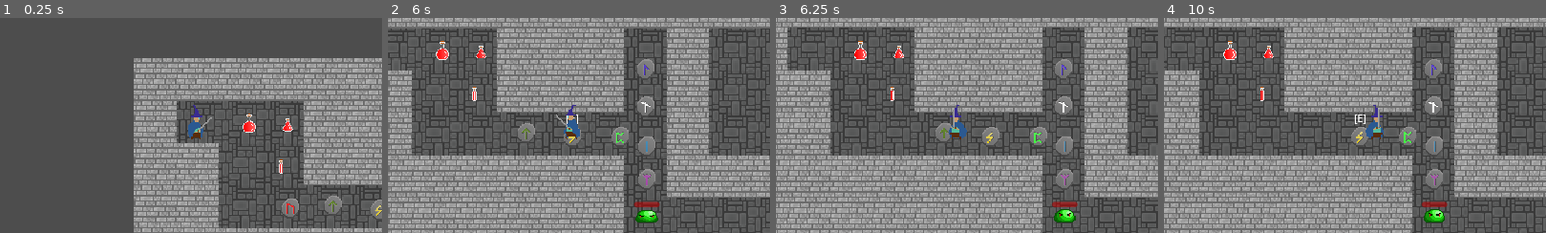
Above: before the commit, frames 1-4 (left to right).
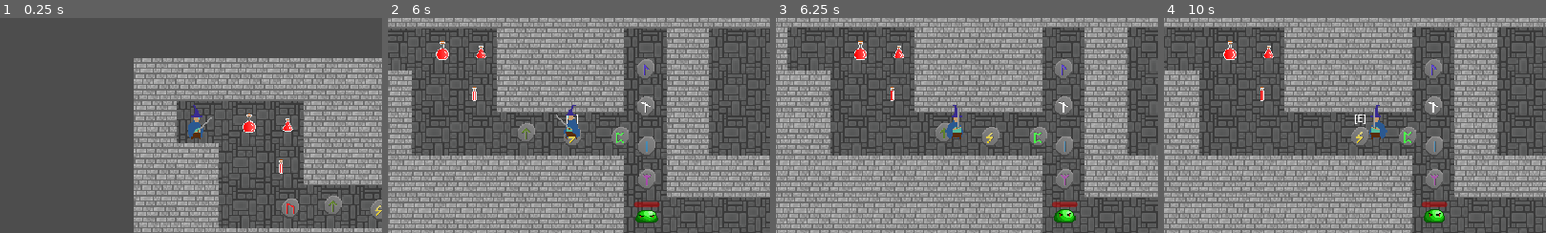
Above: after the commit, the same moments.

Repository: JCudak/ConquerDarkness
Game: Godot game, scene res://assets/scenes/main.tscn
The game is run twice, just before and just after one commit, with the same random seed, the same clock (stepped at 60 frames per second) and the same inputs.
Inputs (mouse positions are % of the whole screen's width and height, from its top left):
- Up to frame 1 (0.25 s): no input
- Up to frame 2 (6 s): click "1" at 0.5 s; click "2" at 1.25 s; click "3" at 2 s; tap Enter at 2.75 s; move the mouse to (72, 45) at 2.77 s; hold D (right) 2.78-3.53 s; click (72, 45) at 2.85 s; move the mouse to (30, 55) at 3.52 s; hold S (down) 3.53-4.28 s; click (30, 55) at 3.6 s; move the mouse to (60, 28) at 4.27 s; hold D (right) 4.28-5.03 s; hold E (pickup_item) 4.28-5.03 s; click (60, 28) at 4.55 s; move the mouse to (45, 70) at 5.02 s; hold W (up) 5.03-5.78 s; tap 1 (quickslot_1) at 5.1 s; click (45, 70) at 5.3 s; move the mouse to (80, 65) at 5.77 s; hold A (left) from 5.78 s (still down); hold 2 (quickslot_2) from 5.78 s (still down)
- Up to frame 3 (6.25 s): keep holding A (left); keep holding 2 (quickslot_2); click (80, 65) at 6.05 s
- Up to frame 4 (10 s): move the mouse to (20, 35) at 6.52 s; release 2 (quickslot_2) at 6.53 s; tap 3 (quickslot_3) at 6.6 s; click (20, 35) at 6.8 s; move the mouse to (55, 50) at 7.27 s; release A (left) at 7.28 s; hold S (down) 7.28-8.03 s; hold Right mouse button (right_click) 7.28-8.03 s; click (55, 50) at 7.55 s; move the mouse to (35, 25) at 8.02 s; hold D (right) 8.03-8.78 s; click (35, 25) at 8.1 s; move the mouse to (72, 45) at 8.77 s; hold W (up) 8.78-9.53 s; click (72, 45) at 8.85 s; move the mouse to (30, 55) at 9.52 s; hold D (right) from 9.53 s (still down); tap E (pickup_item) at 9.6 s; click (30, 55) at 9.8 s
The pictures show only the part of the screen within x 26-76%, y 25-75%; the shares and areas given below are measured in that part.

Frames 1-2 are identical in both runs. In frame 3, 0.3% of the frame differs, in the area x 44-50%, y 40-56%; in frame 4, 0.3%, in the area x 52-59%, y 40-56%.

Commit message:
Fixed Michael Jackson

Diff:
--- a/scripts/player.gd
+++ b/scripts/player.gd
@@ -52,15 +52,15 @@
 	else:
 		velocity.y = move_toward(velocity.y, 0, SPEED_REDUCTION)
 
+	if is_attacking:
+		return
+
 	if velocity.x < 0:
 		sprites.scale.x = -abs(sprites.scale.x)
 	elif velocity.x > 0:
 		sprites.scale.x = abs(sprites.scale.x)
 	else:
 		pass
-
-	if is_attacking:
-		return
 
 	if is_hurt:
 		return
